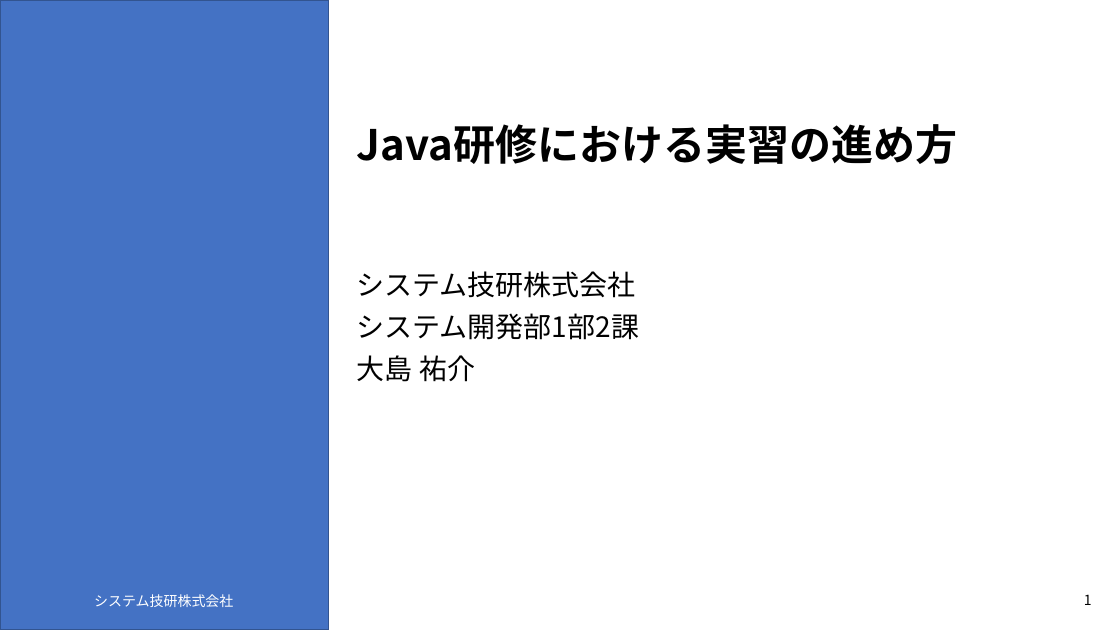
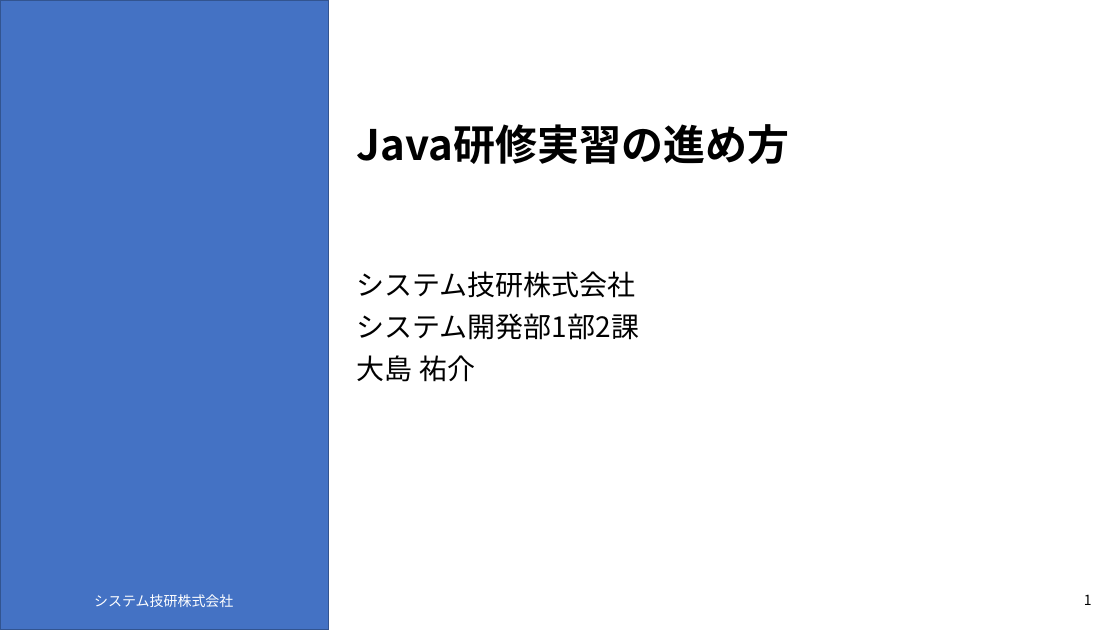
Before and after one commit to yukkeorg/JavaTraining, a slide deck: slide 1 of 03_webapp/docs/!実習イントロダクション.pptx. Drawn at 1120x630 pixels with LibreOffice and Linux fonts; fonts in the diff are those of the drawing. Boxes give left, top, right and bottom in pixels: in the first picture for what was removed or moved away, otherwise in the second. Text is boxed around its words. In the diff, an @@ line names an element or a change of style, - is before the commit and + after.

```diff
--- a/03_webapp/docs/!実習イントロダクション.pptx
+++ b/03_webapp/docs/!実習イントロダクション.pptx
@@ title at (357, 124, 790, 164): text changed @@
-Java研修における実習の進め方
+Java研修実習の進め方
```
Also in this commit, not shown: 1 other slide changed, 2 other files.
